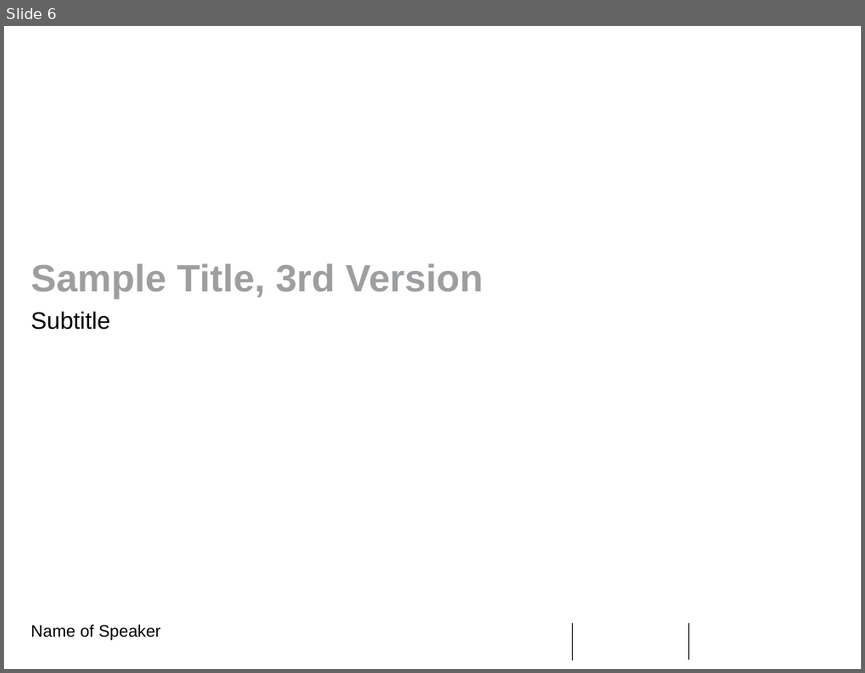
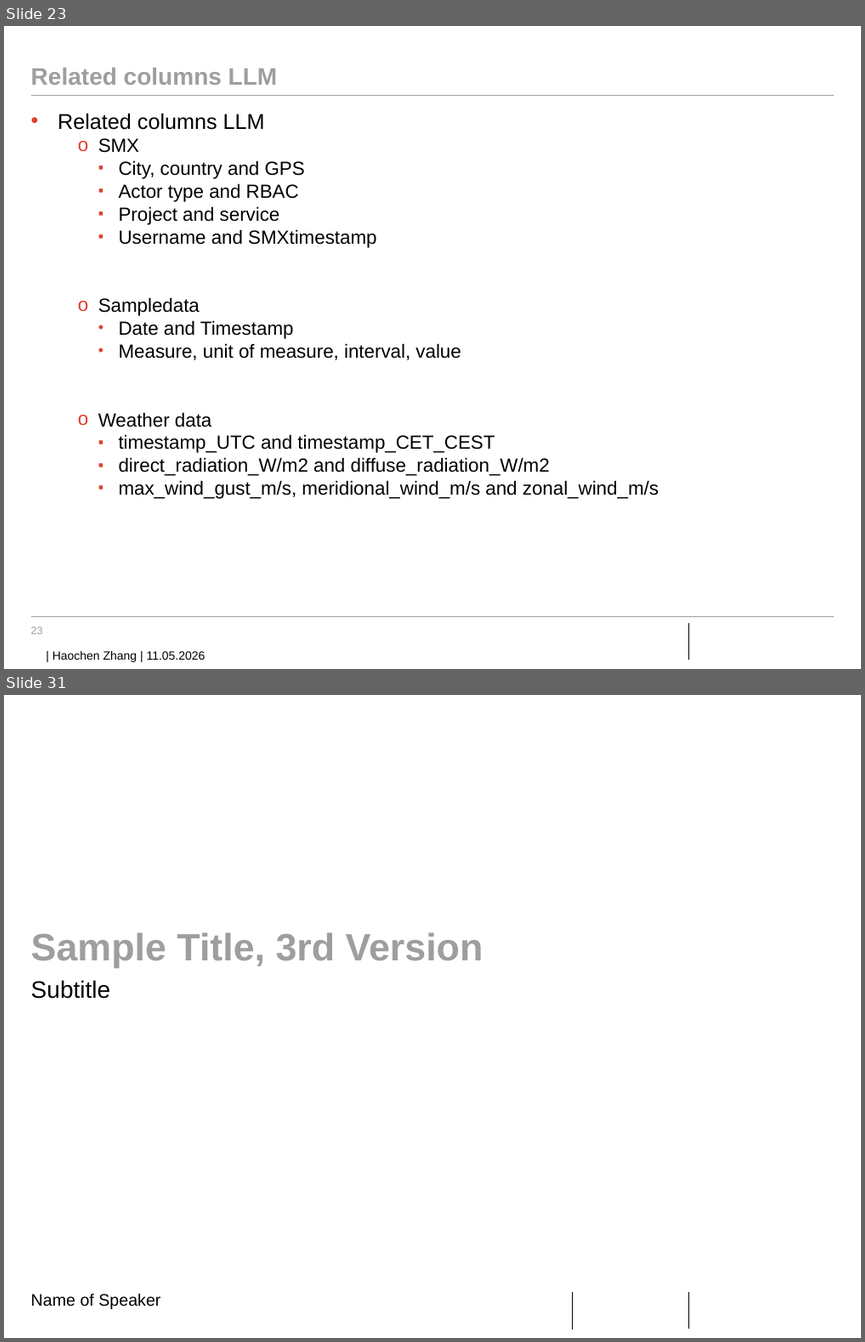
Before and after one commit to pinheadlarry117/hiwi_test, a slide deck: Presentation_template 3.pptx. Shown one above the other, each under a label of ours: slide 6 before the commit, slides 23 and 31 after it; the slides between them are not shown. The pictures are 865x673 and 865x1342 pixels, drawn with LibreOffice and Linux fonts; fonts in the diff are those of the drawing; background and template pictures are left out. Boxes give left, top, right and bottom in pixels: in the first picture for what was removed or moved away, otherwise in the second. Text is boxed around its words. In the diff, an @@ line names an element or a change of style, - is before the commit and + after.

```diff
--- a/Presentation_template 3.pptx
+++ b/Presentation_template 3.pptx
@@ slide 23 added at (4, 26, 861, 669), background #FFFFFF; not listed: 1 template element that a slide beside it also shows @@
@@ title added at (31, 68, 278, 85), 20 pt, text #9D9EA0, bold @@
+Related columns LLM
@@ line added from (30, 96) to (834, 96), #9D9EA0 0.5 pt @@
@@ text added at (58, 113, 658, 499), 16 pt, text #000000 @@
+• Related columns LLM
+  o SMX
+    ▪ City, country and GPS
+    ▪ Actor type and RBAC
+    ▪ Project and service
+    ▪ Username and SMXtimestamp
+  o Sampledata
+    • Date and Timestamp
+    • Measure, unit of measure, interval, value
+  o Weather data
+    ▪ timestamp_UTC and timestamp_CET_CEST
+    ▪ direct_radiation_W/m2 and diffuse_radiation_W/m2
+    ▪ max_wind_gust_m/s, meridional_wind_m/s and zonal_wind_m/s
@@ line added from (30, 617) to (834, 617), #9D9EA0 0.5 pt @@
@@ page number added at (31, 626, 43, 634), 9 pt, text #9D9EA0 @@
+23
@@ rectangle added at (46, 619, 347, 662), fill #FFFFFF, 10 pt, text #000000 @@
+| Haochen Zhang | 11.05.2026
@@ text added at (147, 651, 205, 659), 9 pt, text #9D9EA0 @@
+Title of Presentation | Name of Speaker | Organizational Unit | 20.05.2016
@@ what was slide 6 is now slide 31 @@
```
Also in this commit, not shown: 5 slides changed, 24 other slides added, 1 slide removed.
